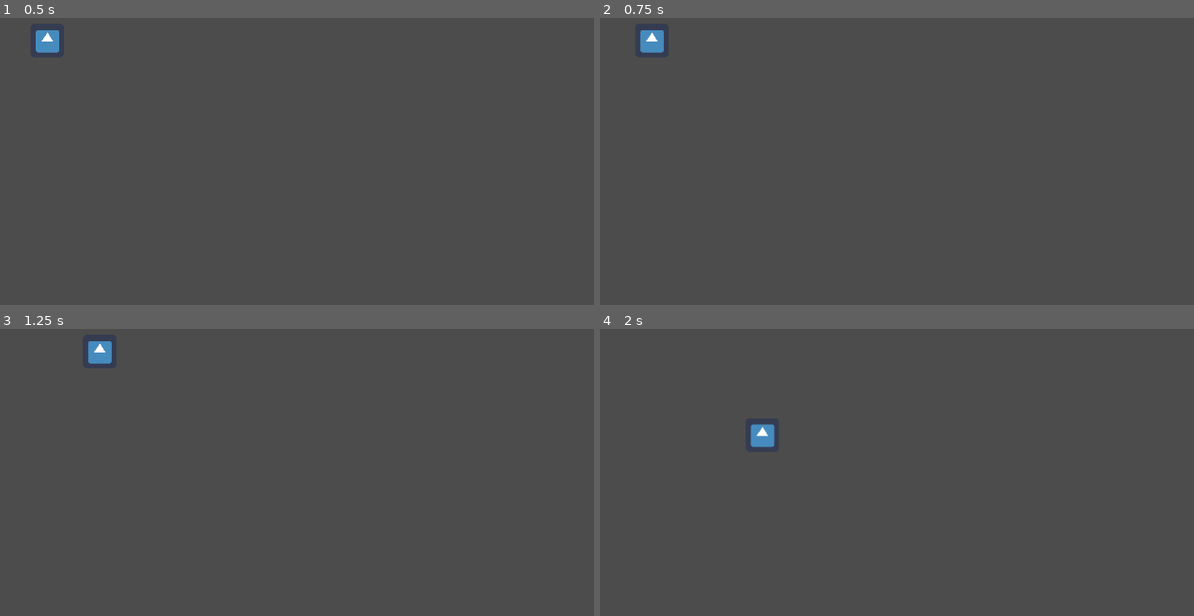
Above: before the commit, frames 1-4 (two rows, left to right).
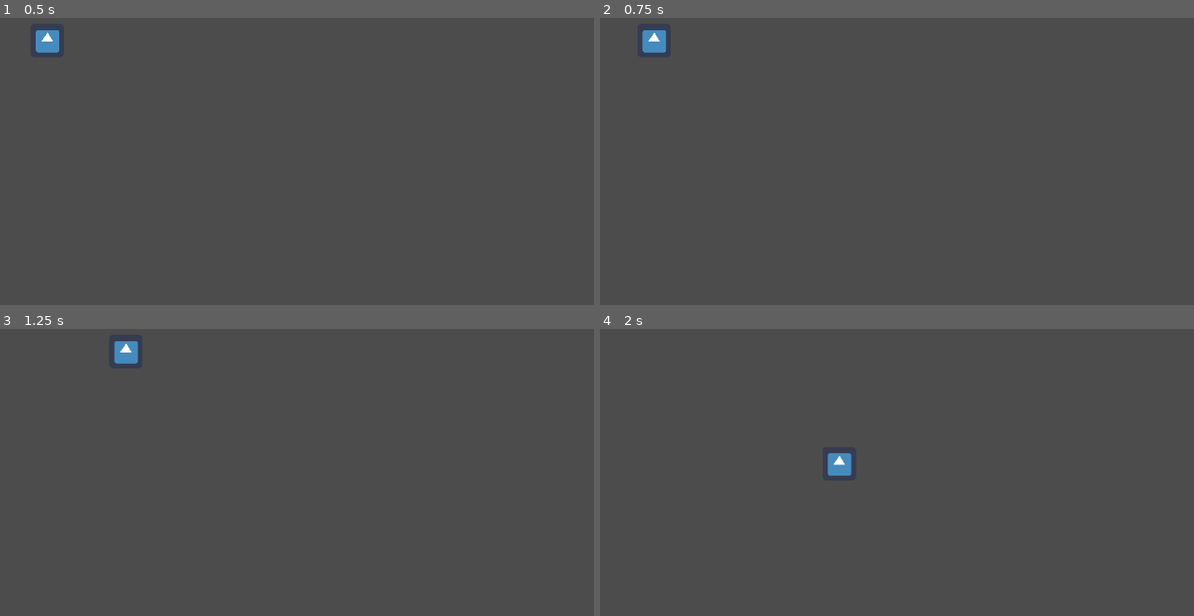
Above: after the commit, the same moments.

Repository: NathanielGet/CyberDragonYokaiCycle
Game: Godot game, scene res://Main.tscn
Two runs of this game, one before a commit and one after it. Both use one fixed random seed, a clock stepped at 60 frames per second and the inputs below. The engine's default icon, where the game draws it, is replaced by a stand-in: a white triangle on a blue panel in a dark square.
Inputs:
- Up to frame 1 (0.5 s): no input
- Up to frame 2 (0.75 s): tap Enter at 0.5 s; hold D (move_right) from 0.53 s (still down)
- Up to frame 3 (1.25 s): keep holding D (move_right)
- Up to frame 4 (2 s): release D (move_right) at 1.28 s; hold S (move_down) from 1.28 s (still down)

Frame 1 is identical in both runs. In frame 2, less than 0.1% of the frame differs, in the area x 6-12%, y 4-13%; in frame 3, 0.6%; in frame 4, 0.7%, in the area x 25-43%, y 33-52%.

Commit message:
Added in editor changes to max speed of character

Diff:
--- a/GMTK2021/PlayerCharacter.gd
+++ b/GMTK2021/PlayerCharacter.gd
@@ -3,8 +3,9 @@
 signal update_health(health)
 signal death
 
-export var acceleration = 1000
+export var acceleration = 1200
 export var friction = 600
+export var max_speed = 500
 
 var health = 3
 var screen_size
@@ -32,7 +33,7 @@
 		momentum += velocity
 
 	momentum -= momentum.normalized() * friction * delta
-	momentum = momentum.clamped(500)
+	momentum = momentum.clamped(max_speed)
 
 	position += momentum * delta
 
